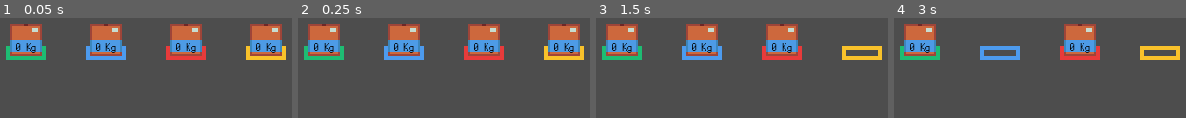
Above: before the commit, frames 1-4 (left to right).
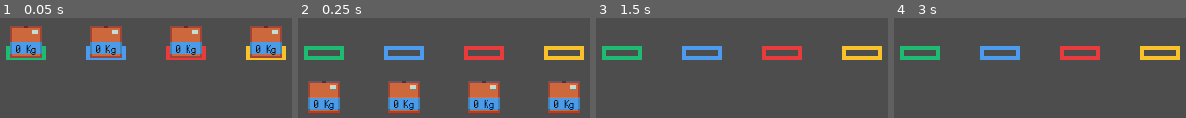
Above: after the commit, the same moments.

Repository: IzaakSantana/market-solutions-game
Game: Godot game, scene res://scenes/levels/level_01.tscn
Same seed, same stepped clock (60 frames per second), same inputs: the game is played once before the commit and once after it. The project has no main scene, so this scene is started directly.
Inputs (mouse positions are in pixels of both pictures, inside the frame that each line leads up to):
- Up to frame 1 (0.05 s): no input
- Up to frame 2 (0.25 s): no input
- Up to frame 3 (1.5 s): move the mouse to (861, 40) at 0.52 s; press the mouse at (861, 40) at 0.53 s; tap Enter at 1.25 s; move the mouse to (782, 40) at 1.27 s; release the mouse at (782, 40) at 1.28 s; click (782, 40) at 1.35 s
- Up to frame 4 (3 s): tap Space at 2 s; move the mouse to (999, 40) at 2.02 s; press the mouse at (999, 40) at 2.03 s; tap Enter at 2.75 s; move the mouse to (920, 40) at 2.77 s; release the mouse at (920, 40) at 2.78 s; click (920, 40) at 2.85 s

The runs differ from the first frame. In frame 1, 6.4% of the frame differs, in the area x 3-97%, y 6-40%; in frame 2, 28%, in the area x 3-97%, y 6-95%; in frame 3, 10%; in frame 4, 7.0%.

Commit message:
Changed box node type to RigidBody2D
Changed the box node type from Node2D to RigidBody2D to apply physics

Diff:
--- a/scenes/objetcs/Level_01/sample_box.tscn
+++ b/scenes/objetcs/Level_01/sample_box.tscn
@@ -8,7 +8,7 @@
 [sub_resource type="RectangleShape2D" id="RectangleShape2D_k4m7v"]
 size = Vector2(16, 16)
 
-[node name="Box" type="Node2D"]
+[node name="Box" type="RigidBody2D"]
 script = ExtResource("2_3o6ba")
 
 [node name="Sprite" type="Sprite2D" parent="."]
@@ -34,10 +34,8 @@
 scale = Vector2(0.34375, 0.34375)
 texture = ExtResource("4_b1ru4")
 
-[node name="Area2D" type="Area2D" parent="."]
-
-[node name="CollisionShape2D" type="CollisionShape2D" parent="Area2D"]
+[node name="CollisionShape2D" type="CollisionShape2D" parent="."]
 shape = SubResource("RectangleShape2D_k4m7v")
 
-[connection signal="mouse_entered" from="Area2D" to="." method="_on_mouse_entered"]
-[connection signal="mouse_exited" from="Area2D" to="." method="_on_mouse_exited"]
+[connection signal="mouse_entered" from="." to="." method="_on_mouse_entered"]
+[connection signal="mouse_exited" from="." to="." method="_on_mouse_exited"]
